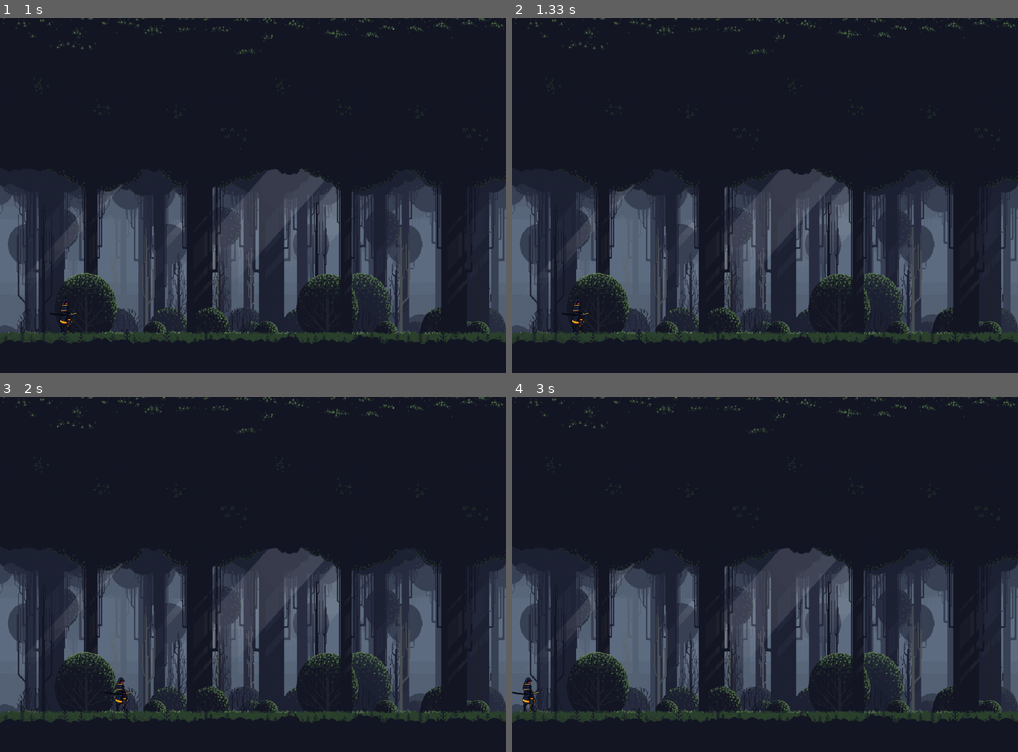
Above: before the commit, frames 1-4 (two rows, left to right).
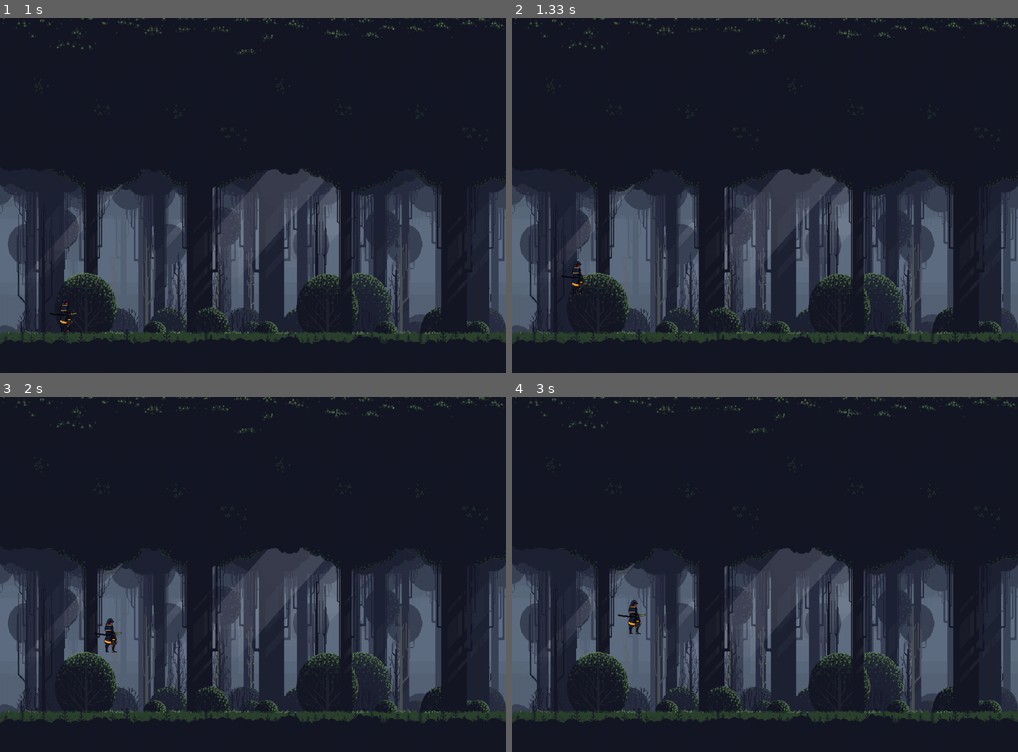
Above: after the commit, the same moments.

Repository: insper-classroom/devlife-23-1-projeto-pygame-gabriel-leonardo
Game: pygame game, started from codigo/jogo.py
Two runs of this game, one before a commit and one after it. Both use one fixed random seed, a clock stepped at 60 frames per second and the inputs below.
Inputs (mouse positions are in pixels of both pictures, inside the frame that each line leads up to):
- Up to frame 1 (1 s): click "Novo jogo" at 0.88 s
- Up to frame 2 (1.33 s): tap Space at 1.17 s
- Up to frame 3 (2 s): hold D 1.5-1.97 s; move the mouse to (131, 578) at 1.53 s; tap Space at 1.57, 1.87 s
- Up to frame 4 (3 s): hold A 2-2.53 s; move the mouse to (608, 521) at 2.03 s; tap Space at 2.07, 2.37, 2.63, 2.93 s; hold A 2.57-2.97 s; move the mouse to (840, 450) at 2.6 s

Frame 1 is identical in both runs. In frame 2, 0.2% of the frame differs, in the area x 9-16%, y 68-89%; in frame 3, 0.3%; in frame 4, 0.4%, in the area x 0-27%, y 57-89%.

Commit message:
movimentacao

Diff:
--- a/codigo/classes.py
+++ b/codigo/classes.py
@@ -41,6 +41,7 @@
 
         self.parado = True
         self.andando = False
+        self.pulando = False
 
         self.imgs = {'parado': PLAYER_PARADO,
                      'andando': PLAYER_ANDANDO}
@@ -71,13 +72,15 @@
         self.rect.x = 100
         self.rect.y = 510
         self.velocidade_x = 0
+        self.velocidade_y = 0
+        self.gravidade = 0
         self.last_updated = 0
-
+        self.pulos = 0
+        self.max_pulos = 1
 
        # self.index_andando = 0
        # self.image = self.sprite_andando[self.index_andando]
-       # self.rect = self.image.get_rect()
-       # self.rect.center = (100, 572)
+
 
     # def update(self):
     #     self.rect.x += self.player_vel * deltat
@@ -94,11 +97,9 @@
     #    self.image = self.sprite_andando[int(self.index_andando)]
 
     def movimenta_player(self):
-        delta_t = 0
-        ticks = pygame.time.get_ticks()
-        delta_t = (ticks - self.last_updated )/1000
-        self.last_updated = ticks
-        prox_posicao_x = self.rect.x + self.velocidade_x* delta_t
+        self.gravidade += 0.3
+        self.rect.y += self.gravidade
+        prox_posicao_x = self.rect.x + self.velocidade_x
 
         # Verifica borda:
         if prox_posicao_x < 0:
@@ -107,6 +108,10 @@
         elif prox_posicao_x > 1024:
             prox_posicao_x = 1024
             self.velocidade_x = 0
+        elif self.rect.y > 510:
+            self.rect.y = 510
+            self.pulos = 0
+            self.pulando = False
 
         # Atualiza
         self.rect.x = prox_posicao_x
@@ -210,7 +215,6 @@
     def update(self):
         # self.grupos['all_sprites'].update(self.deltat)
         self.player.movimenta_player()
-
         for event in pygame.event.get():
             if event.type == pygame.QUIT:
                 pygame.quit()
@@ -219,19 +223,25 @@
                 if event.key == pygame.K_RETURN:
                     return TelaGameOver()
                 if event.key == pygame.K_d:
-                    self.player.velocidade_x += 250
+                    self.player.velocidade_x += 3
                 elif event.key == pygame.K_a:
-                    self.player.velocidade_x -= 250
+                    self.player.velocidade_x -= 3
+                elif event.key == pygame.K_SPACE:
+                    if self.player.pulos < self.player.max_pulos:
+                        self.player.gravidade = -10
+                        self.player.pulos += 1
+                        self.player.pulando = True
                 self.player.parado = False
                 self.player.andando = True
-
             elif event.type == pygame.KEYUP:
                 if event.key == pygame.K_d:
-                    self.player.velocidade_x = 0
+                    self.player.velocidade_x += 3
                 elif event.key == pygame.K_a:
-                    self.player.velocidade_x = 0
+                    self.player.velocidade_x -= 3
                 self.player.parado = True
                 self.player.andando = False
+
+
         return self
 
 class TelaOpcoes(Jogo):
